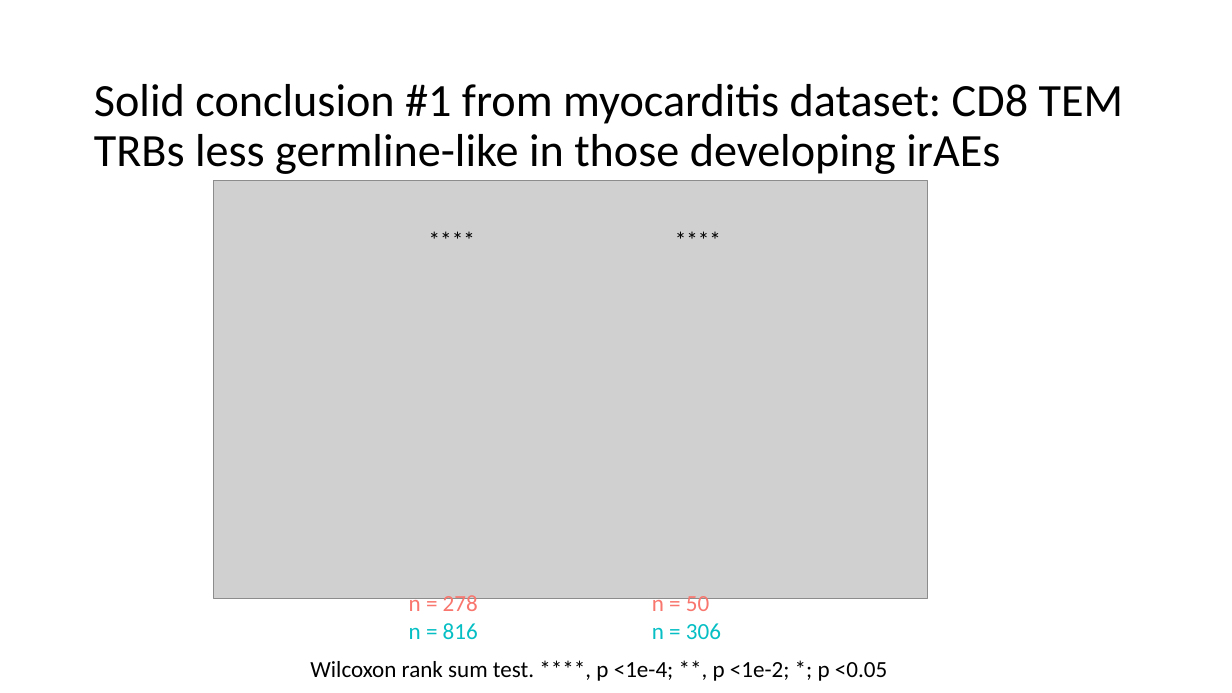
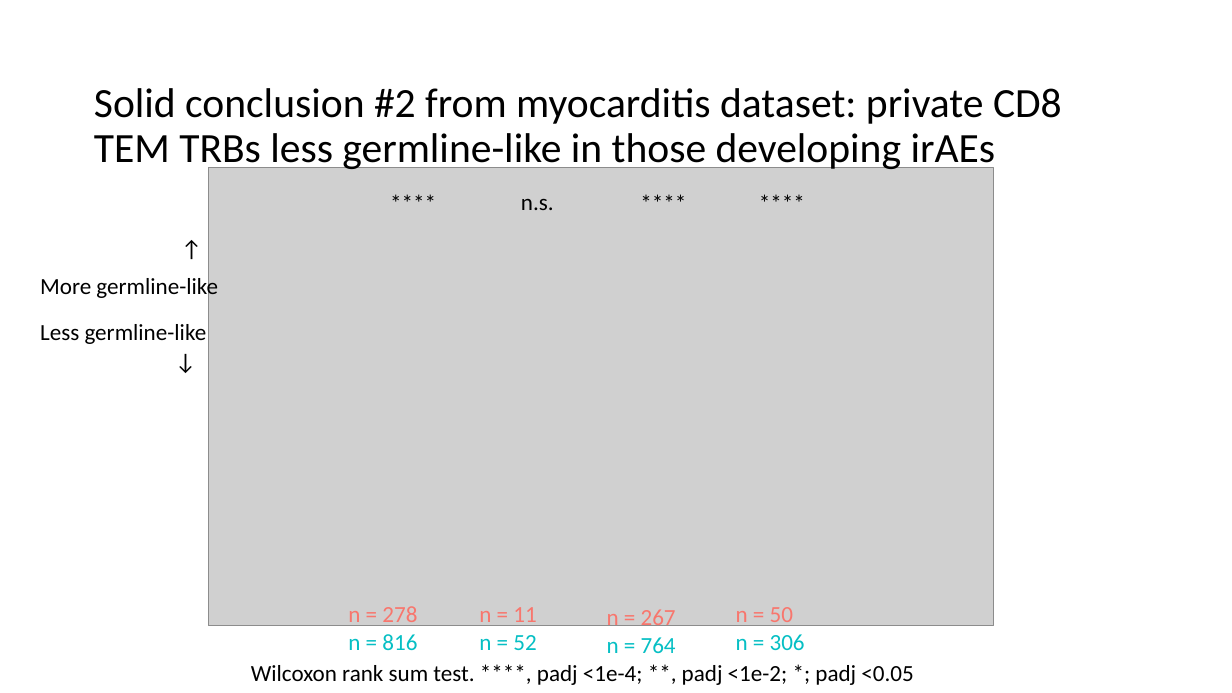
Before and after one commit to tybottorff/bottorffdocs, a slide deck: slide 5 of linsley_postdoc/presentations/weekly_meetings/12_7_23.pptx (slide 6 before the commit). Drawn at 1232x693 pixels with LibreOffice and Linux fonts; fonts in the diff are those of the drawing; grey boxes stand for pictures. Boxes give left, top, right and bottom in pixels: in the first picture for what was removed or moved away, otherwise in the second. Text is boxed around its words. In the diff, an @@ line names an element or a change of style, - is before the commit and + after.

```diff
--- a/linsley_postdoc/presentations/weekly_meetings/12_7_23.pptx
+++ b/linsley_postdoc/presentations/weekly_meetings/12_7_23.pptx
@@ title at <box>94,88,1062,173</box>: text changed; size 36 to 32.4 pt @@
-Solid conclusion #1 from myocarditis dataset: CD8 TEM TRBs less germline-like in those developing irAEs
+Solid conclusion #2 from myocarditis dataset: private CD8 TEM TRBs less germline-like in those developing irAEs
@@ text added at <box>171,161,208,269</box>, 18 pt, text #000000 @@
+→
@@ picture: place and size @@
-picture at <box>213,180,928,598</box>
+picture at <box>208,168,994,627</box>
@@ text "****": place and size @@
-text "****" at <box>420,221,485,258</box>
+text "****" at <box>381,184,446,221</box>
@@ text added at <box>521,199,554,210</box>, 18 pt, text #000000 @@
+n.s.
@@ text added at <box>631,184,697,221</box>, 18 pt, text #000000 @@
+****
@@ text "****": place and size @@
-text "****" at <box>665,221,731,258</box>
+text "****" at <box>750,184,816,221</box>
@@ text added at <box>40,274,218,300</box>, 18 pt, text #000000 @@
+More germline-like
@@ text added at <box>40,324,207,344</box>, 18 pt, text #000000 @@
+Less germline-like
@@ text added at <box>169,344,206,452</box>, 18 pt, text #000000 @@
+→
@@ text "n = 278" rewrapped from <box>409,591,478,639</box> to <box>348,606,417,650</box> @@
@@ text "n = 50" rewrapped from <box>652,591,721,639</box> to <box>736,607,805,650</box> @@
@@ text added at <box>479,607,536,650</box>, 18 pt, text #F8766D @@
+n = 11
+n = 52
@@ text added at <box>607,609,676,653</box>, 18 pt, text #F8766D @@
+n = 267
+n = 764
@@ text at <box>251,665,913,685</box>: text changed @@
-Wilcoxon rank sum test. ****, p <1e-4; **, p <1e-2; *; p <0.05
+Wilcoxon rank sum test. ****, padj <1e-4; **, padj <1e-2; *; padj <0.05
```
Also in this commit, not shown: 5 other slides changed, 2 slides added, 2 slides removed, 2 other files.
